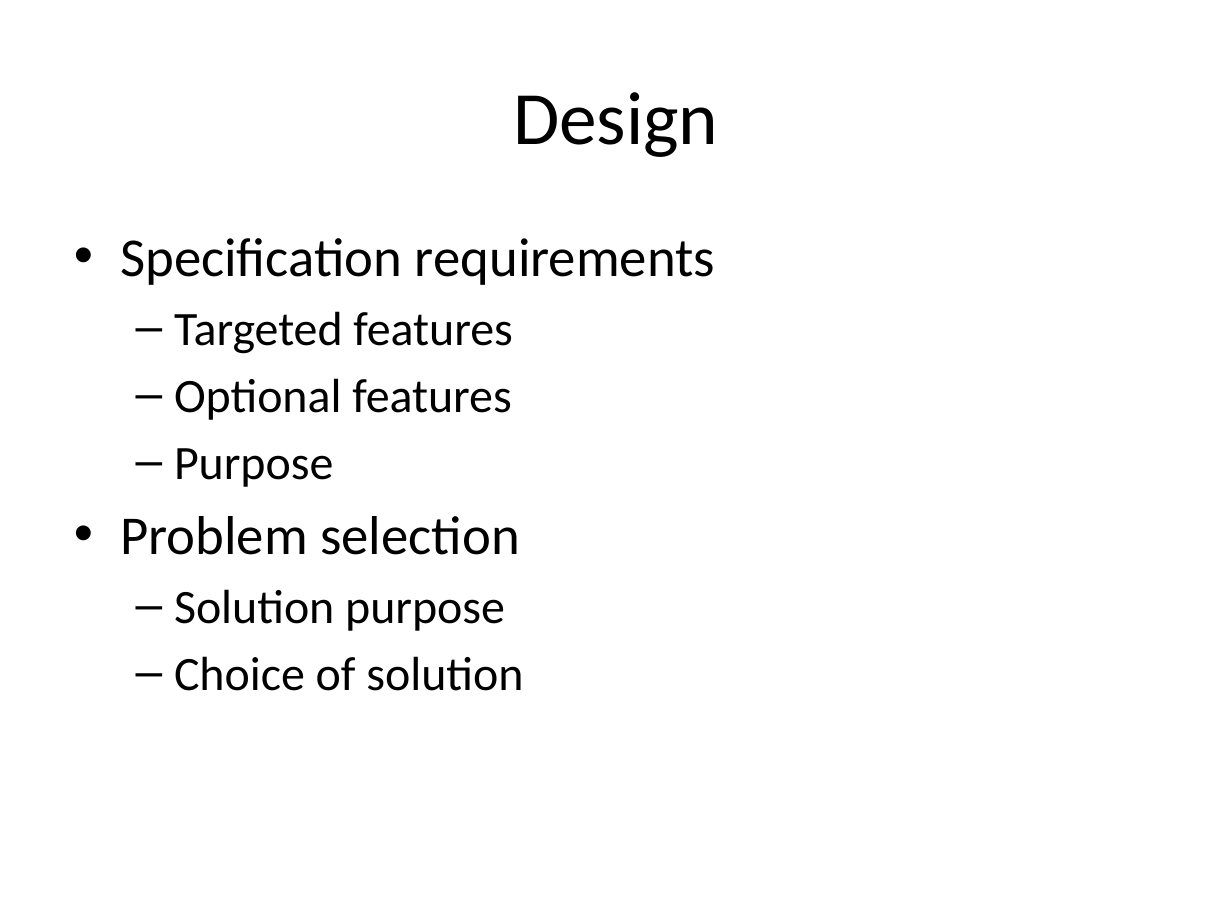
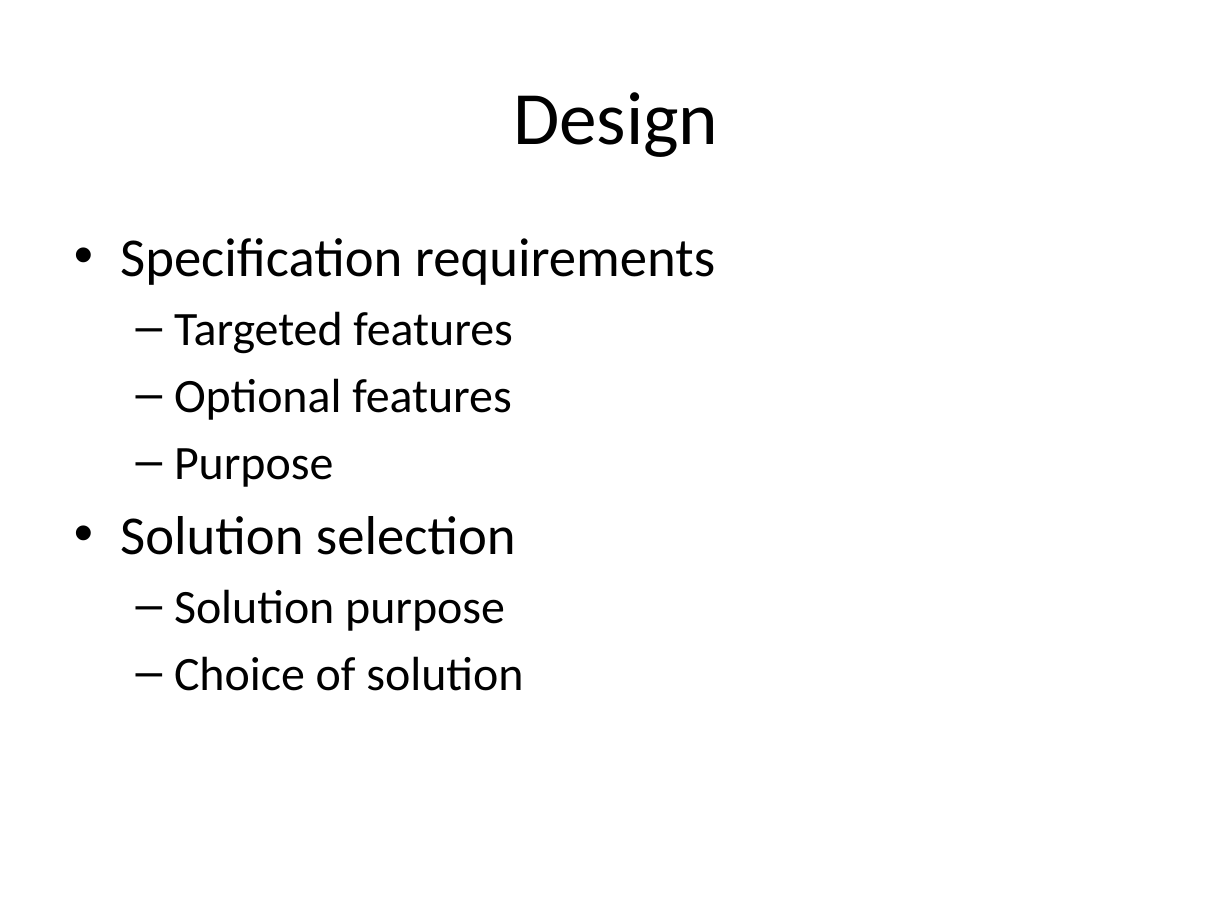
Before and after one commit to montelongoj/p2-b130-aau-2011, a slide deck: slide 7 of PP for status.pptx. Drawn at 1232x924 pixels with LibreOffice and Linux fonts; fonts in the diff are those of the drawing. Boxes give left, top, right and bottom in pixels: in the first picture for what was removed or moved away, otherwise in the second. Text is boxed around its words. In the diff, an @@ line names an element or a change of style, - is before the commit and + after.

```diff
--- a/PP for status.pptx
+++ b/PP for status.pptx
@@ text at box(120, 516, 516, 555): text changed @@
-• Problem selection
+• Solution selection
```
